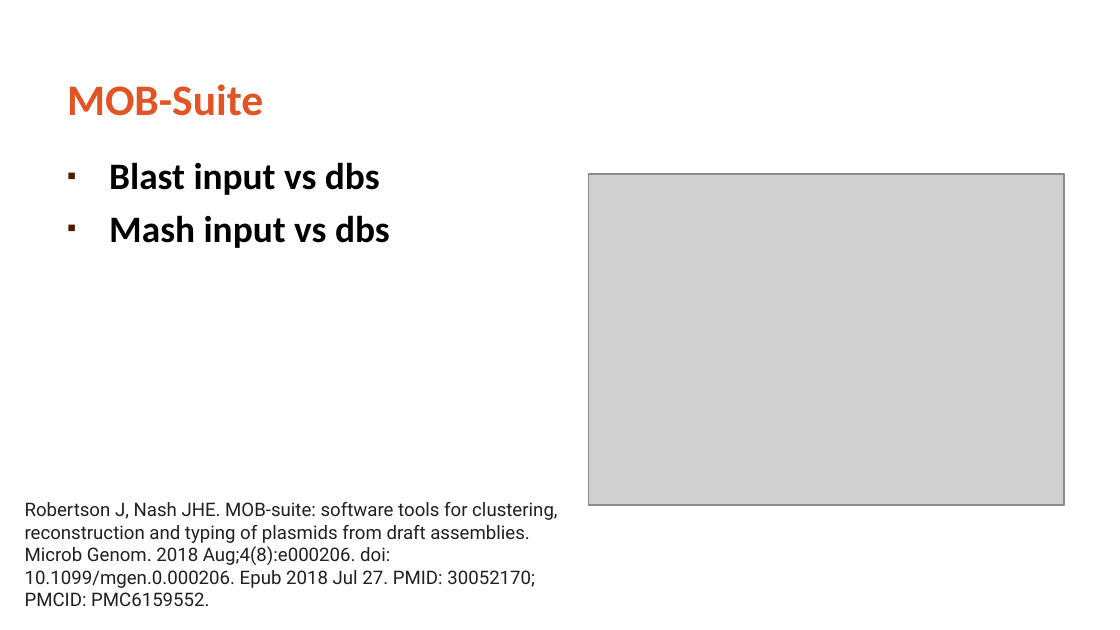
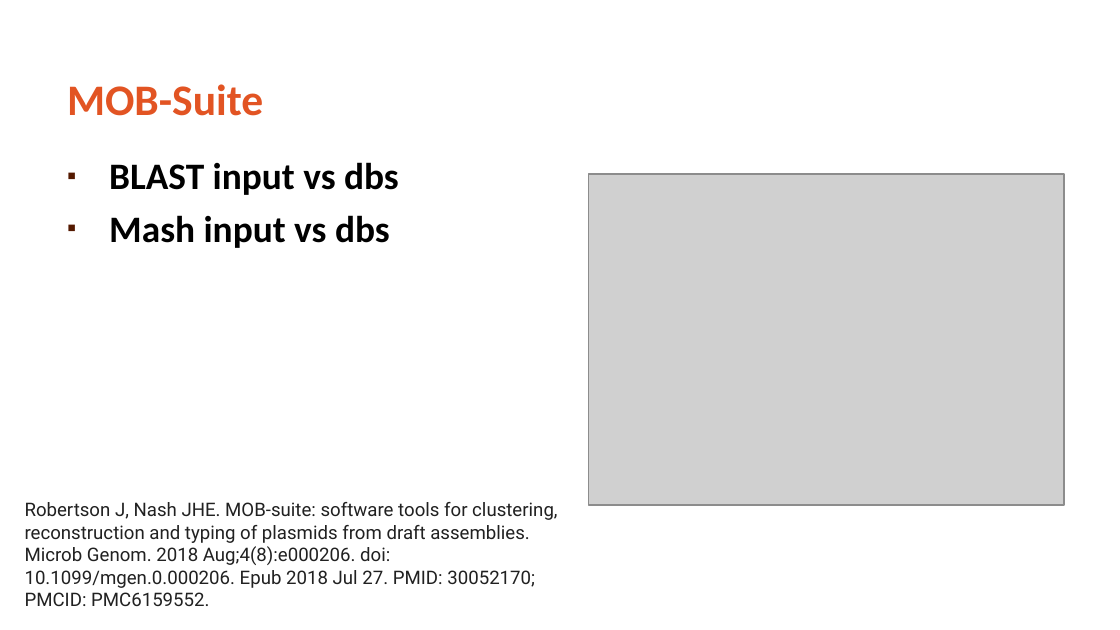
Before and after one commit to MicroBinfie/ESCMID-MGE-2022, a slide deck: slide 6 of slides/LeeKatz MGE tools.pptx. Drawn at 1120x630 pixels with LibreOffice and Linux fonts; fonts in the diff are those of the drawing; grey boxes stand for pictures; background and template pictures are left out. Boxes give left, top, right and bottom in pixels: in the first picture for what was removed or moved away, otherwise in the second. Text is boxed around its words. In the diff, an @@ line names an element or a change of style, - is before the commit and + after.

```diff
--- a/slides/LeeKatz MGE tools.pptx
+++ b/slides/LeeKatz MGE tools.pptx
@@ text at (x1=109, y1=162, x2=399, y2=195): text changed @@
-▪ Blast input vs dbs
+▪ BLAST input vs dbs
```
Also in this commit, not shown: 12 other slides changed, 1 slide added.
